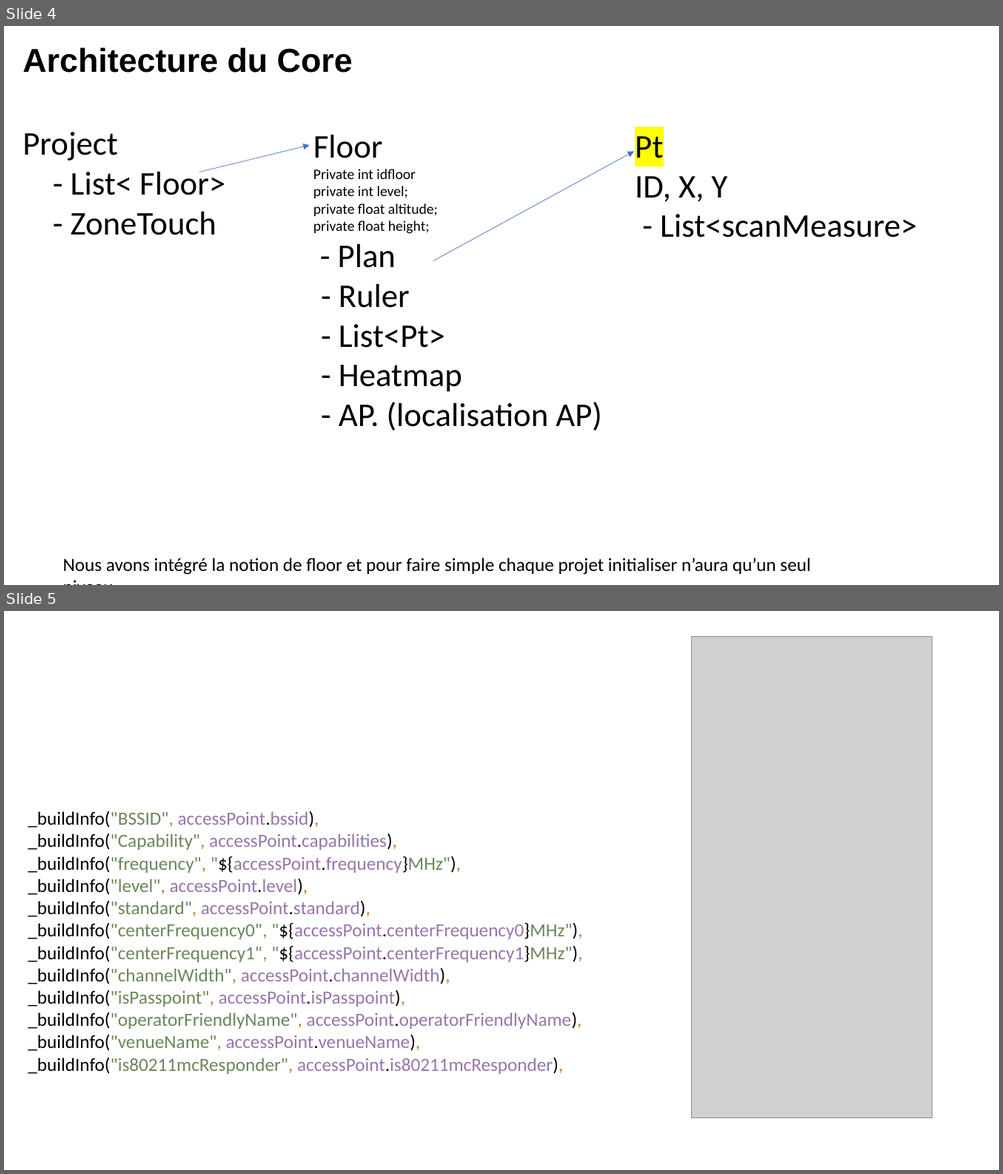
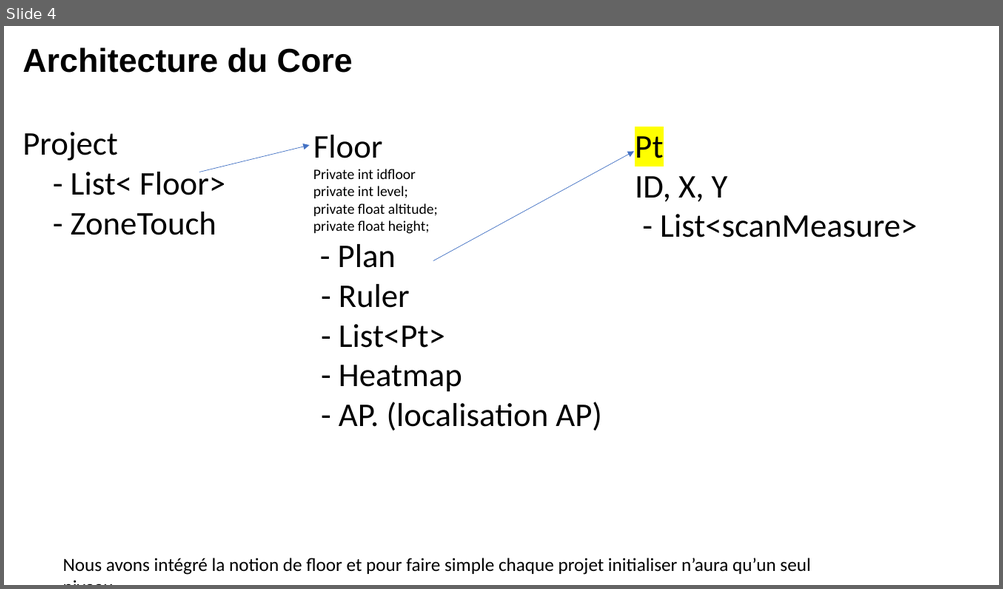
Before and after one commit to mboti/wanda_survey, a slide deck: doc/Algos.pptx. Shown one above the other, each under a label of ours: slides 4 and 5 before the commit, slide 4 after it. The pictures are 1003x1174 and 1003x589 pixels, drawn with LibreOffice and Linux fonts; fonts in the diff are those of the drawing; grey boxes stand for pictures. Boxes give left, top, right and bottom in pixels: in the first picture for what was removed or moved away, otherwise in the second. Text is boxed around its words. In the diff, an @@ line names an element or a change of style, - is before the commit and + after.

```diff
--- a/doc/Algos.pptx
+++ b/doc/Algos.pptx
@@ slide 5 removed at box(4, 611, 999, 1170), background #FFFFFF @@
@@ picture removed at box(691, 636, 931, 1119) @@
@@ text removed at box(28, 812, 582, 1074) @@
-_buildInfo("BSSID", accessPoint.bssid),
-_buildInfo("Capability", accessPoint.capabilities),
-_buildInfo("frequency", "${accessPoint.frequency}MHz"),
-_buildInfo("level", accessPoint.level),
-_buildInfo("standard", accessPoint.standard),
-_buildInfo("centerFrequency0", "${accessPoint.centerFrequency0}MHz"),
-_buildInfo("centerFrequency1", "${accessPoint.centerFrequency1}MHz"),
-_buildInfo("channelWidth", accessPoint.channelWidth),
-_buildInfo("isPasspoint", accessPoint.isPasspoint),
-_buildInfo("operatorFriendlyName", accessPoint.operatorFriendlyName),
-_buildInfo("venueName", accessPoint.venueName),
-_buildInfo("is80211mcResponder", accessPoint.is80211mcResponder),
```
Also in this commit, not shown: 1 slide added, 3 other files.
